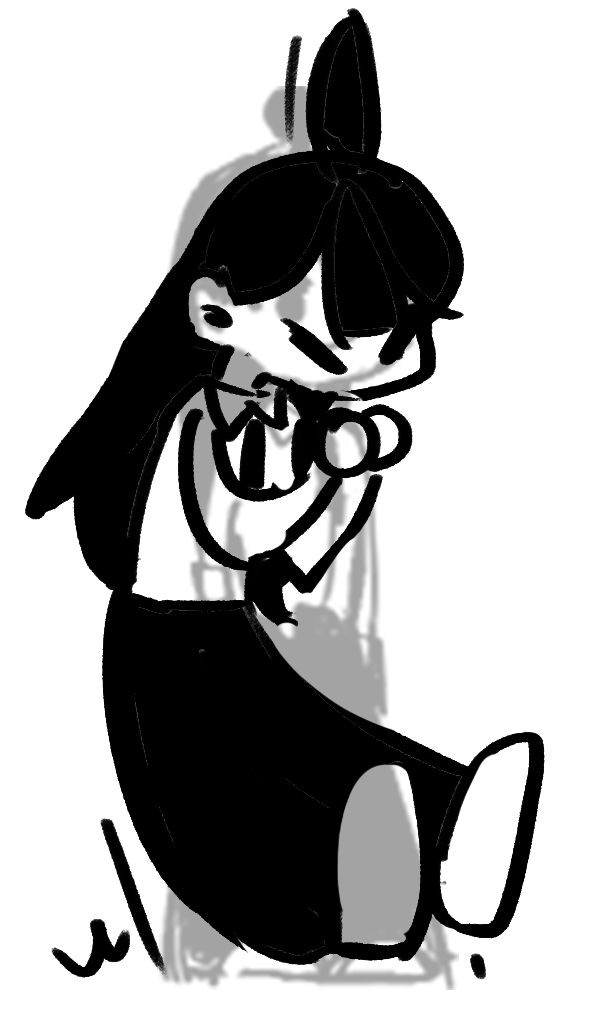
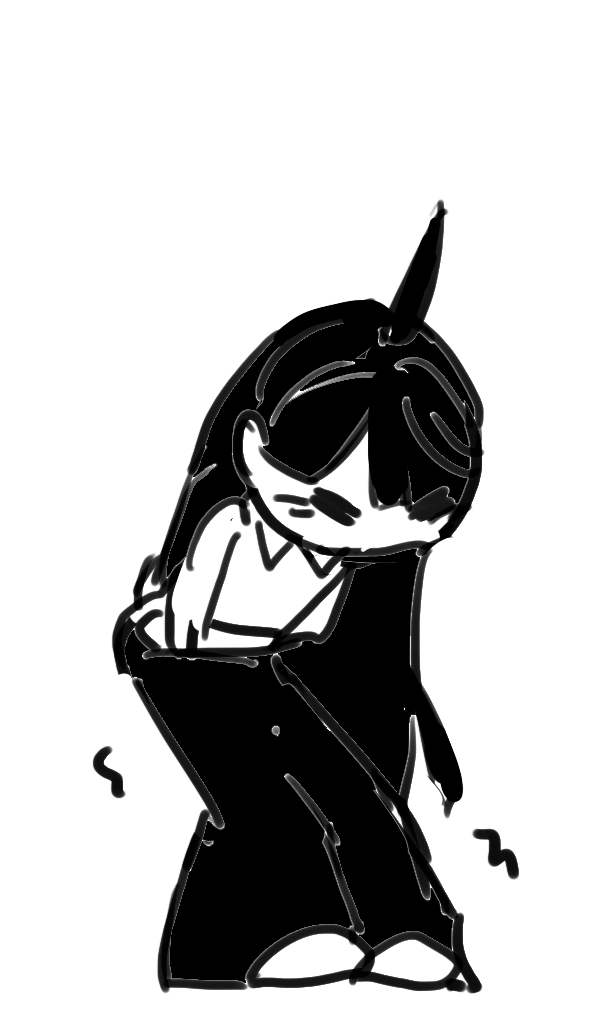
Layer changes from the first w=600, h=1024 image to the second:
added group "shizu_fart_hard_0.png" with 1 layers above "shizu_fart_medium_0.png" over [91, 198, 521, 995]
added layer "图层 27" in group "shizu_fart_hard_0.png" over [91, 198, 521, 995]
hid group "shizu_fart_0.png" (3 layers) over [25, 8, 545, 995]
hid group "shizu_idle_0.png" (2 layers) over [159, 86, 459, 990]
"图层 6": opacity 36% → 100% over [159, 86, 459, 990]
hid "背景" over [25, 8, 545, 995]